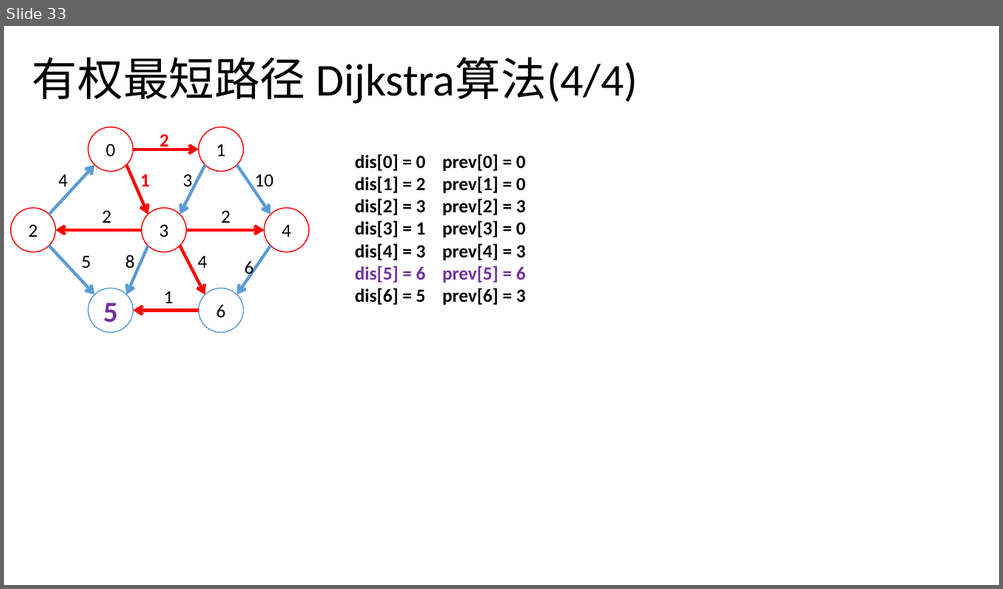
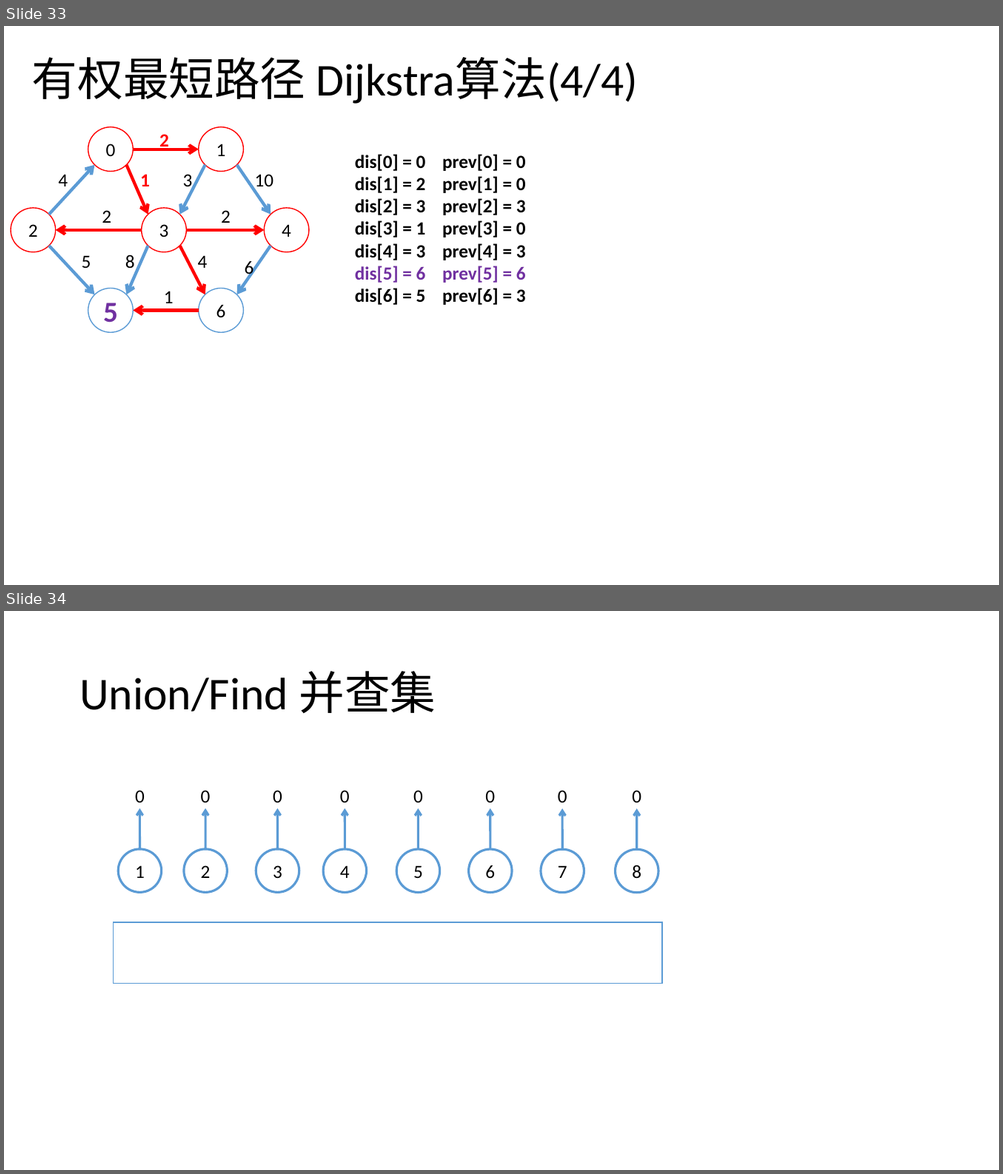
Before and after one commit to Waynefn/cpp_ds_algo, a slide deck: 课件/课件素材.pptx. Shown one above the other, each under a label of ours: slide 33 before the commit, slides 33 and 34 after it. The pictures are 1003x589 and 1003x1174 pixels, drawn with LibreOffice and Linux fonts; fonts in the diff are those of the drawing. Boxes give left, top, right and bottom in pixels: in the first picture for what was removed or moved away, otherwise in the second. Text is boxed around its words. In the diff, an @@ line names an element or a change of style, - is before the commit and + after.

Commit message:
union_find 50%

```diff
--- a/课件/课件素材.pptx
+++ b/课件/课件素材.pptx
@@ slide 34 added at [4,611,999,1170], background #FFFFFF @@
@@ title added at [79,671,435,713], 44 pt, text #000000 @@
+Union/Find 并查集
@@ text added at [135,790,145,803], 18 pt, text #000000 @@
+0
@@ arrow added from (140, 849) to (140, 809), #5B9BD5 2.25 pt @@
@@ text added at [201,790,210,803], 18 pt, text #000000 @@
+0
@@ arrow added from (205, 849) to (205, 809), #5B9BD5 2.25 pt @@
@@ text added at [273,790,282,803], 18 pt, text #000000 @@
+0
@@ arrow added from (278, 849) to (278, 809), #5B9BD5 2.25 pt @@
@@ text added at [340,790,350,803], 18 pt, text #000000 @@
+0
@@ arrow added from (345, 849) to (345, 809), #5B9BD5 2.25 pt @@
@@ text added at [413,790,423,803], 18 pt, text #000000 @@
+0
@@ arrow added from (418, 850) to (418, 809), #5B9BD5 2.25 pt @@
@@ text added at [485,790,495,803], 18 pt, text #000000 @@
+0
@@ arrow added from (490, 850) to (490, 809), #5B9BD5 2.25 pt @@
@@ text added at [558,790,567,803], 18 pt, text #000000 @@
+0
@@ arrow added from (562, 850) to (562, 809), #5B9BD5 2.25 pt @@
@@ text added at [632,790,641,803], 18 pt, text #000000 @@
+0
@@ arrow added from (637, 850) to (637, 809), #5B9BD5 2.25 pt @@
@@ ellipse added at [118,849,162,892], fill #FFFFFF, outline #5B9BD5 2.25 pt, 18 pt, text #000000 @@
+1
@@ ellipse added at [184,849,227,892], fill #FFFFFF, outline #5B9BD5 2.25 pt, 18 pt, text #000000 @@
+2
@@ ellipse added at [256,849,299,892], fill #FFFFFF, outline #5B9BD5 2.25 pt, 18 pt, text #000000 @@
+3
@@ ellipse added at [324,849,367,892], fill #FFFFFF, outline #5B9BD5 2.25 pt, 18 pt, text #000000 @@
+4
@@ ellipse added at [396,850,440,893], fill #FFFFFF, outline #5B9BD5 2.25 pt, 18 pt, text #000000 @@
+5
@@ ellipse added at [469,850,512,893], fill #FFFFFF, outline #5B9BD5 2.25 pt, 18 pt, text #000000 @@
+6
@@ ellipse added at [540,850,583,893], fill #FFFFFF, outline #5B9BD5 2.25 pt, 18 pt, text #000000 @@
+7
@@ ellipse added at [615,850,658,893], fill #FFFFFF, outline #5B9BD5 2.25 pt, 18 pt, text #000000 @@
+8
@@ rectangle added at [113,923,661,984], fill #FFFFFF, outline #5B9BD5 1 pt @@
```
Also in this commit, not shown: 4 other files.
